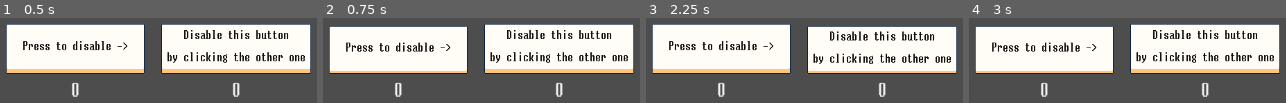
Above: before the commit, frames 1-4 (left to right).
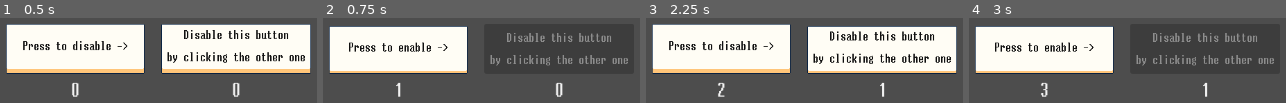
Above: after the commit, the same moments.

Repository: justin-calleja/godot-misc
Game: Godot game, scene res://scenes/btn_disable_another/main.tscn
Same seed, same stepped clock (60 frames per second), same inputs: the game is played once before the commit and once after it.
Inputs:
- Up to frame 1 (0.5 s): no input
- Up to frame 2 (0.75 s): click "Press to disable ->" at 0.5 s
- Up to frame 3 (2.25 s): click "Press to disable ->" (after the commit: "Press to enable ->") at 1.25 s; click "Disable this button by clicki…" at 2 s
- Up to frame 4 (3 s): click "Press to disable ->" at 2.75 s

Frame 1 is identical in both runs. In frame 2, 29% of the frame differs, in the area x 7-99%, y 7-93%; in frame 3, 0.5%; in frame 4, 29%.
Error before the commit: Parse Error: Class "OnParentSignal" hides a global script class. (res://scripts/Node/on_parent_signal.gd:2)

Commit message:
change dir name

Diff:
--- a/scenes/btn_disable_another/main.tscn
+++ b/scenes/btn_disable_another/main.tscn
@@ -2,7 +2,7 @@
 
 [ext_resource type="PackedScene" uid="uid://tlartynj2n3e" path="res://scenes/btn/button_large.tscn" id="1_0f8q8"]
 [ext_resource type="Script" path="res://scenes/btn_disable_another/src_and_target_btns.gd" id="1_1nk75"]
-[ext_resource type="Script" path="res://scripts/Node/on_parent_signal.gd" id="2_eh23m"]
+[ext_resource type="Script" path="res://scripts/Node-tmp/on_parent_signal.gd" id="2_eh23m"]
 [ext_resource type="LabelSettings" uid="uid://dr6l7gegmej14" path="res://resources/madoufutomarugothic_normal_2_white.tres" id="3_jmax1"]
 [ext_resource type="Script" path="res://scripts/base_button/btn_with_sf_disabled.gd" id="4_wvgej"]
 
Renamed: scripts/node/TNode.gd -> scripts/Node-tmp/TNode.gd
Renamed: scripts/node/counter.gd -> scripts/Node-tmp/counter.gd
Renamed: scripts/node/has_btn.gd -> scripts/Node-tmp/has_btn.gd
Renamed: scripts/node/has_btn_with_sf_disabled.gd -> scripts/Node-tmp/has_btn_with_sf_disabled.gd
Renamed: scripts/node/has_label.gd -> scripts/Node-tmp/has_label.gd
Renamed: scripts/node/on_parent_signal.gd -> scripts/Node-tmp/on_parent_signal.gd
Renamed: scripts/node/tmp.gd -> scripts/Node-tmp/tmp.gd
